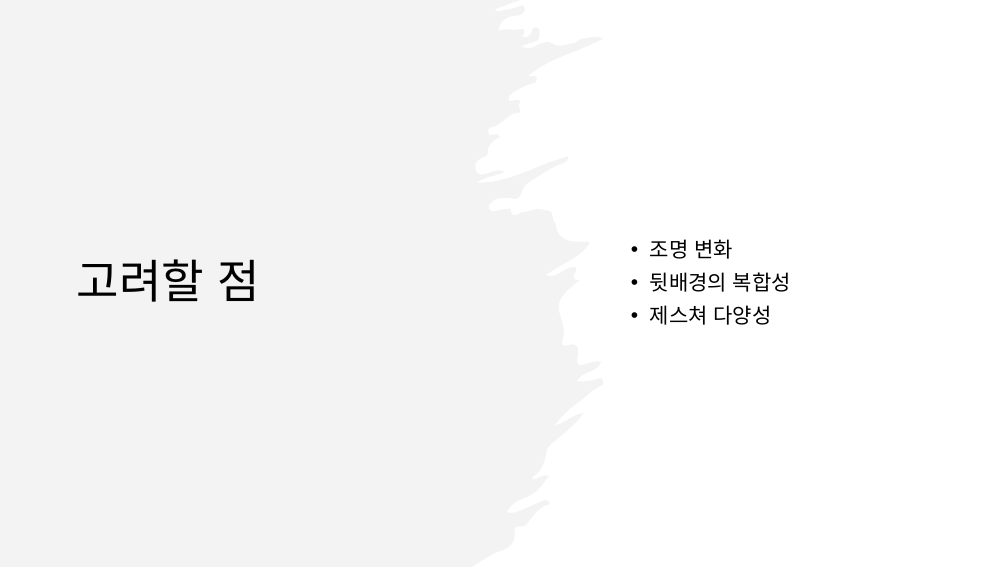
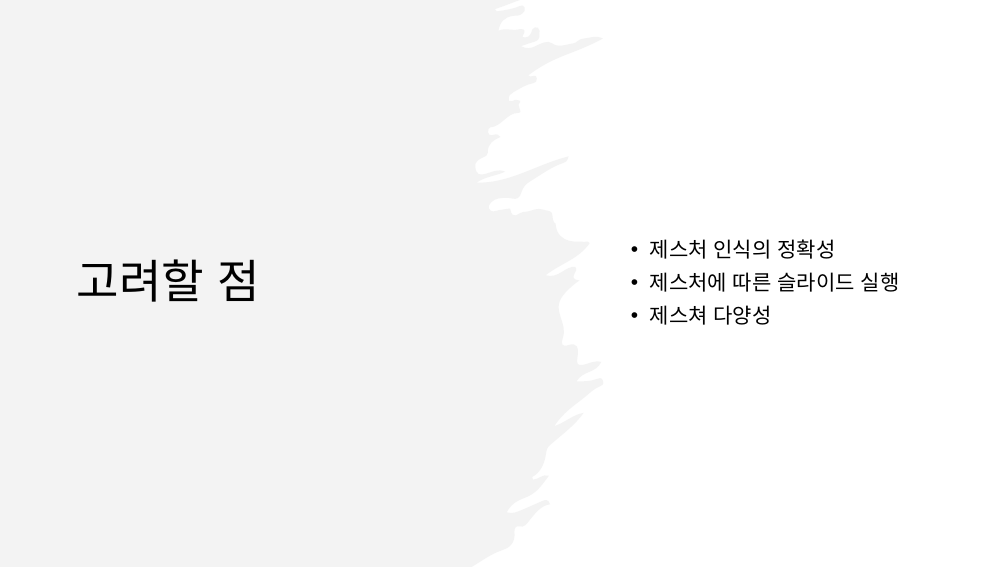
Before and after one commit to juhwonee/open_project, a slide deck: slide 5 of MinsooKang/오픈소스(대충).pptx (slide 4 before the commit). Drawn at 1008x567 pixels with LibreOffice and Linux fonts; fonts in the diff are those of the drawing. Boxes give left, top, right and bottom in pixels: in the first picture for what was removed or moved away, otherwise in the second. Text is boxed around its words. In the diff, an @@ line names an element or a change of style, - is before the commit and + after.

```diff
--- a/MinsooKang/오픈소스(대충).pptx
+++ b/MinsooKang/오픈소스(대충).pptx
@@ text at bbox=[650, 239, 900, 292]: text changed @@
-• 조명 변화
-• 뒷배경의 복합성
+• 제스처 인식의 정확성
+• 제스처에 따른 슬라이드 실행
```
Also in this commit, not shown: 2 other slides changed, 1 slide added, 8 other files.
